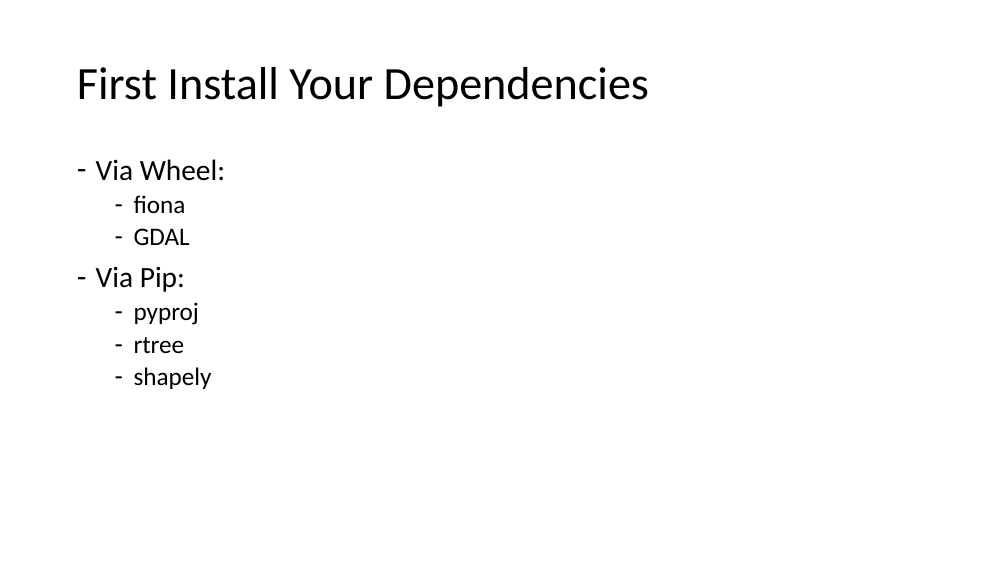
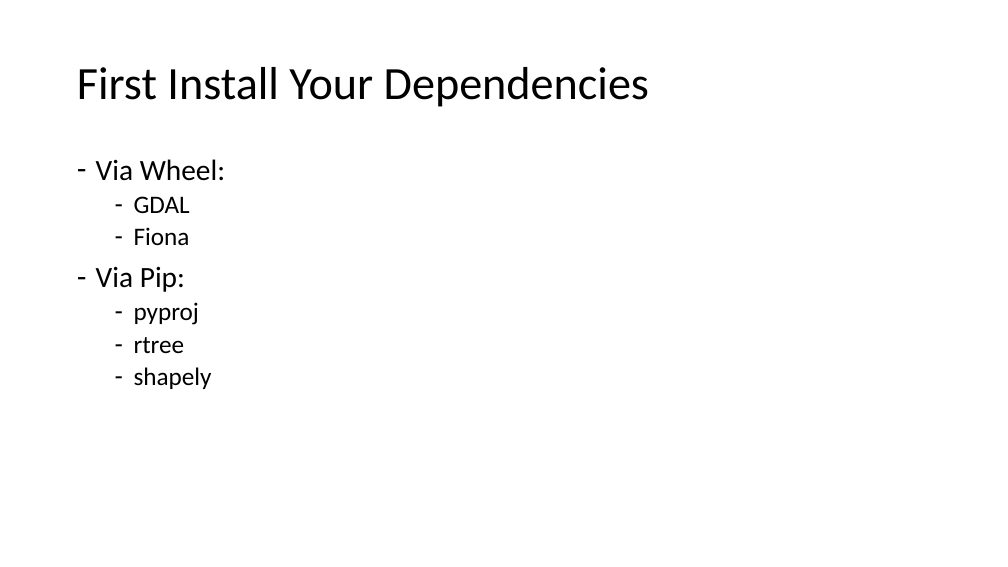
Before and after one commit to Rocks-n-Code/PythonCourse, a slide deck: slide 2 of Installing Geopandas on Windows When.pptx. Drawn at 1008x567 pixels with LibreOffice and Linux fonts; fonts in the diff are those of the drawing. Boxes give left, top, right and bottom in pixels: in the first picture for what was removed or moved away, otherwise in the second. Text is boxed around its words. In the diff, an @@ line names an element or a change of style, - is before the commit and + after.

```diff
--- a/Installing Geopandas on Windows When.pptx
+++ b/Installing Geopandas on Windows When.pptx
@@ text at bbox=[134, 195, 186, 213]: paragraph removed @@
-  – fiona
@@ text at bbox=[134, 227, 190, 245]: paragraph added @@
+  – Fiona
```
Also in this commit, not shown: 1 other slide changed, 1 slide added.
